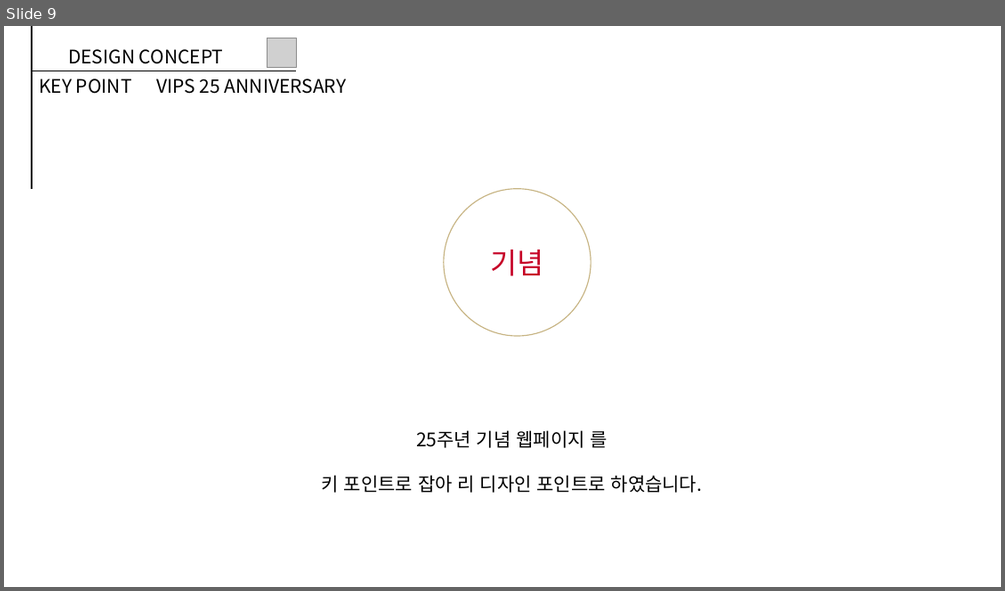
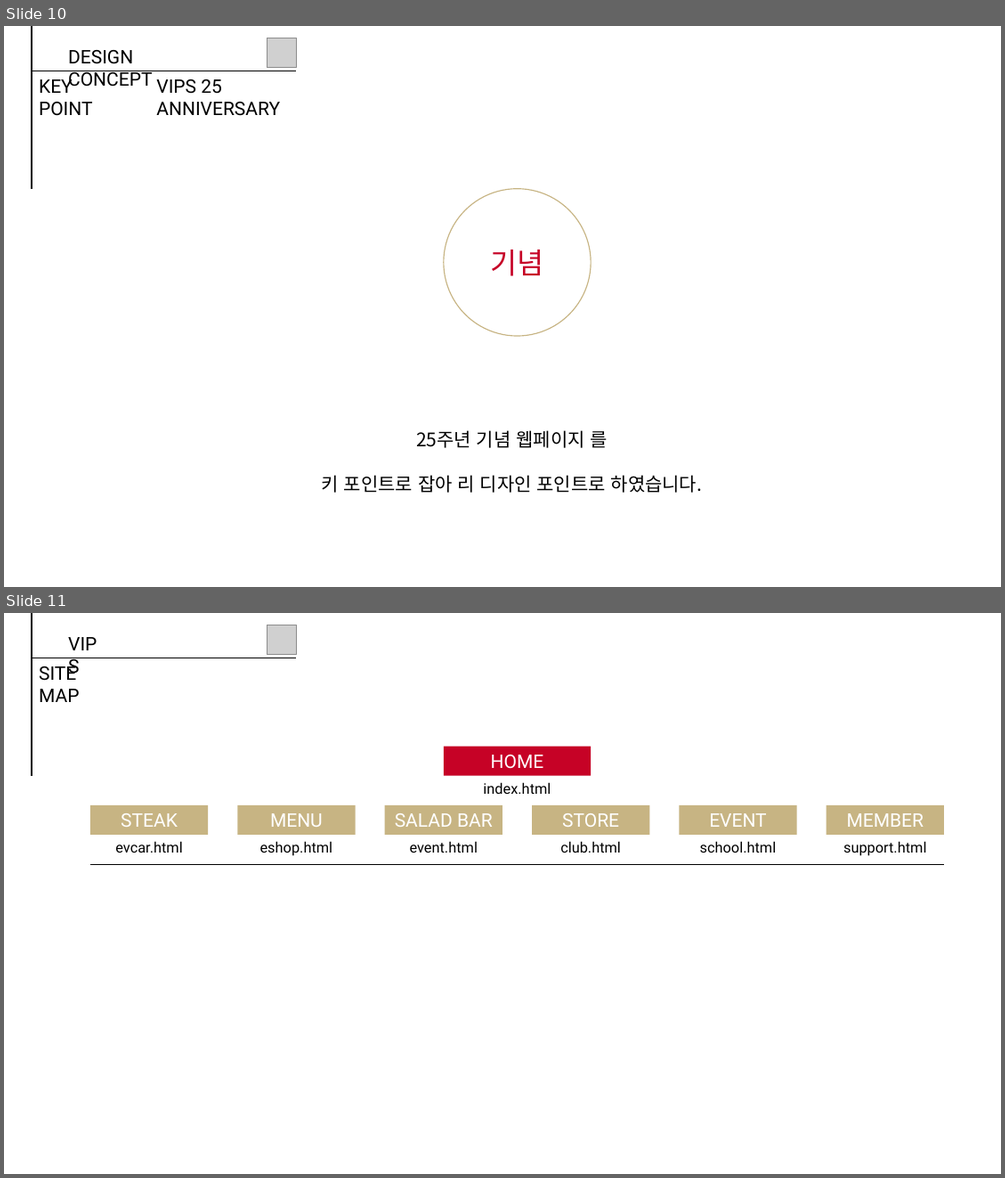
Before and after one commit to eun-hello/eun-hello.github.io, a slide deck: img/styleGuide/스타일 가이드.pptx. Shown one above the other, each under a label of ours: slide 9 before the commit, slides 10 and 11 after it. The pictures are 1005x591 and 1005x1178 pixels, drawn with LibreOffice and Linux fonts; fonts in the diff are those of the drawing; grey boxes stand for pictures. Boxes give left, top, right and bottom in pixels: in the first picture for what was removed or moved away, otherwise in the second. Text is boxed around its words. In the diff, an @@ line names an element or a change of style, - is before the commit and + after.

```diff
--- a/img/styleGuide/스타일 가이드.pptx
+++ b/img/styleGuide/스타일 가이드.pptx
@@ slide 11 added at [4,613,1001,1174], background #FFFFFF @@
@@ line added from (32, 613) to (32, 776), #000000 1.5 pt @@
@@ text added at [61,629,113,658], 18 pt, text #000000 @@
+VIPS
@@ picture added at [267,625,297,654] @@
@@ line added from (32, 657) to (297, 657), #000000 1.5 pt @@
@@ text added at [39,663,79,702], 18 pt, text #000000 @@
+SITE MAP
@@ rectangle added at [444,747,591,775], fill #C60226, 18 pt, text #FFFFFF @@
+HOME
@@ text added at [483,782,550,794], 14 pt, text #000000 @@
+index.html
@@ rectangle added at [90,805,208,835], fill #C7B483, 18 pt, text #FFFFFF @@
+STEAK
@@ rectangle added at [237,805,355,835], fill #C7B483, 18 pt, text #FFFFFF @@
+MENU
@@ rectangle added at [385,805,502,835], fill #C7B483, 18 pt, text #FFFFFF @@
+SALAD BAR
@@ rectangle added at [532,805,649,835], fill #C7B483, 18 pt, text #FFFFFF @@
+STORE
@@ rectangle added at [680,805,797,835], fill #C7B483, 18 pt, text #FFFFFF @@
+EVENT
@@ rectangle added at [826,805,944,835], fill #C7B483, 18 pt, text #FFFFFF @@
+MEMBER
@@ text added at [115,841,182,852], 14 pt, text #000000 @@
+evcar.html
@@ text added at [260,841,333,856], 14 pt, text #000000 @@
+eshop.html
@@ text added at [410,841,477,852], 14 pt, text #000000 @@
+event.html
@@ text added at [560,841,621,852], 14 pt, text #000000 @@
+club.html
@@ text added at [700,841,777,852], 14 pt, text #000000 @@
+school.html
@@ text added at [843,841,926,856], 14 pt, text #000000 @@
+support.html
@@ line added from (90, 864) to (944, 864), #000000 0.5 pt @@
@@ what was slide 9 is now slide 10 @@
@@ slide 10 changed as well @@
@@ font Noto Sans CJK KR to Roboto in 3 elements at [156,79,280,116], [39,76,93,116], [68,50,152,87] @@
```
Also in this commit, not shown: 11 other slides changed, 3 other slides added, 18 other files.
